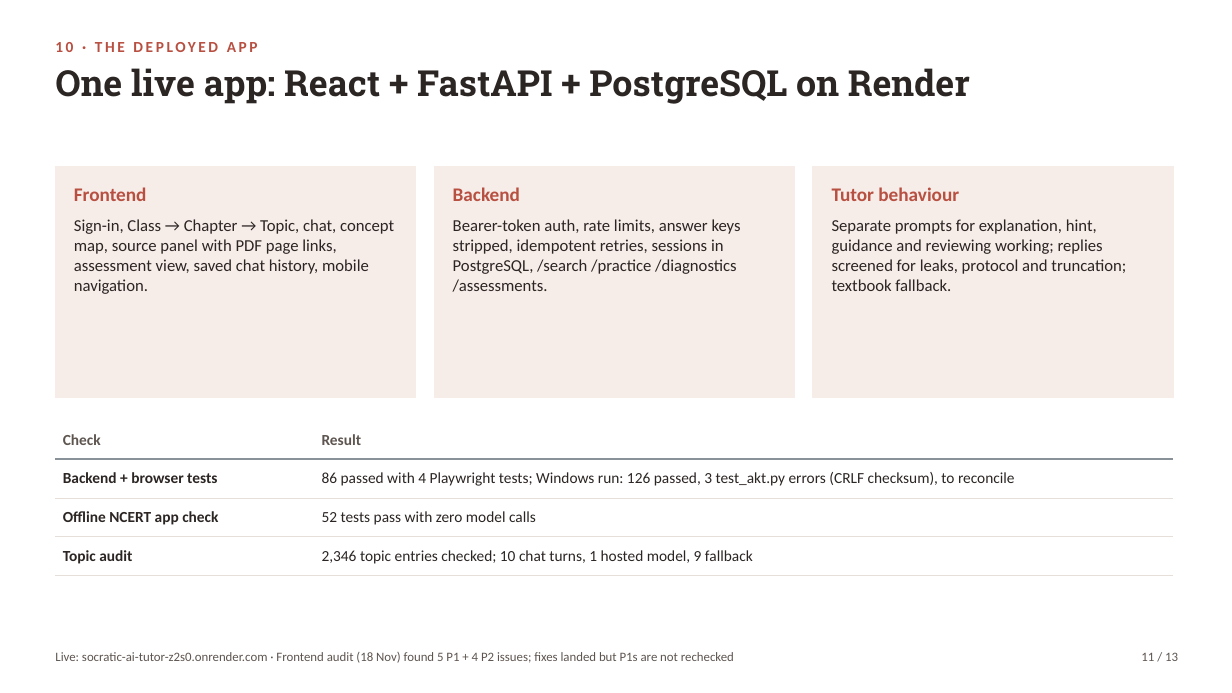
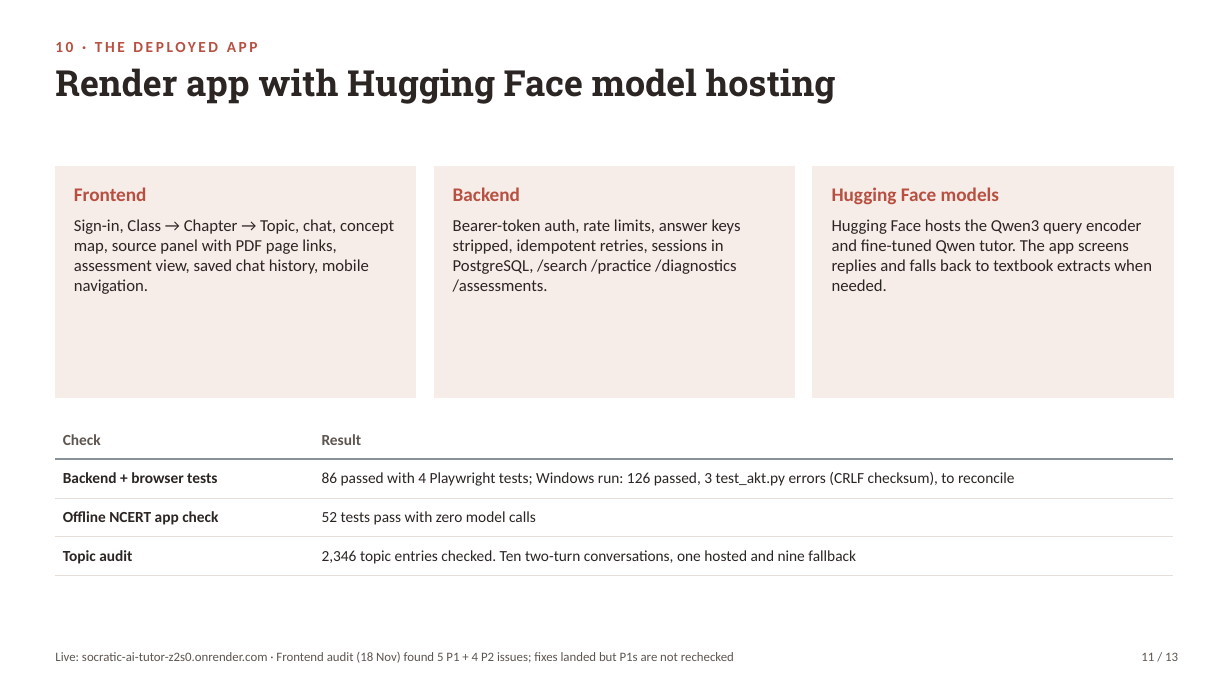
Before and after one commit to Hariomkr147/Group-2-DS-and-AI-Lab-Project, a slide deck: slide 11 of docs/milestone 4/M4_Presentation.pptx. Drawn at 1232x693 pixels with LibreOffice and Linux fonts; fonts in the diff are those of the drawing. Boxes give left, top, right and bottom in pixels: in the first picture for what was removed or moved away, otherwise in the second. Text is boxed around its words. In the diff, an @@ line names an element or a change of style, - is before the commit and + after.

Commit message:
review doc and updating signature

```diff
--- a/docs/milestone 4/M4_Presentation.pptx
+++ b/docs/milestone 4/M4_Presentation.pptx
@@ text at <box>55,68,835,104</box>: text changed @@
-One live app: React + FastAPI + PostgreSQL on Render
+Render app with Hugging Face model hosting
@@ text at <box>832,187,999,205</box>: text changed @@
-Tutor behaviour
+Hugging Face models
@@ text at <box>832,219,1152,291</box>: text changed @@
-Separate prompts for explanation, hint, guidance and reviewing working; replies screened for leaks, protocol and truncation; textbook fallback.
+Hugging Face hosts the Qwen3 query encoder and fine-tuned Qwen tutor. The app screens replies and falls back to textbook extracts when needed.
@@ table at <box>55,421,1174,576</box> @@
-row 4, column 2: 2,346 topic entries checked; 10 chat turns, 1 hosted model, 9 fallback
+row 4, column 2: 2,346 topic entries checked. Ten two-turn conversations, one hosted and nine fallback
```
Also in this commit, not shown: 12 other slides changed, 6 other files.
